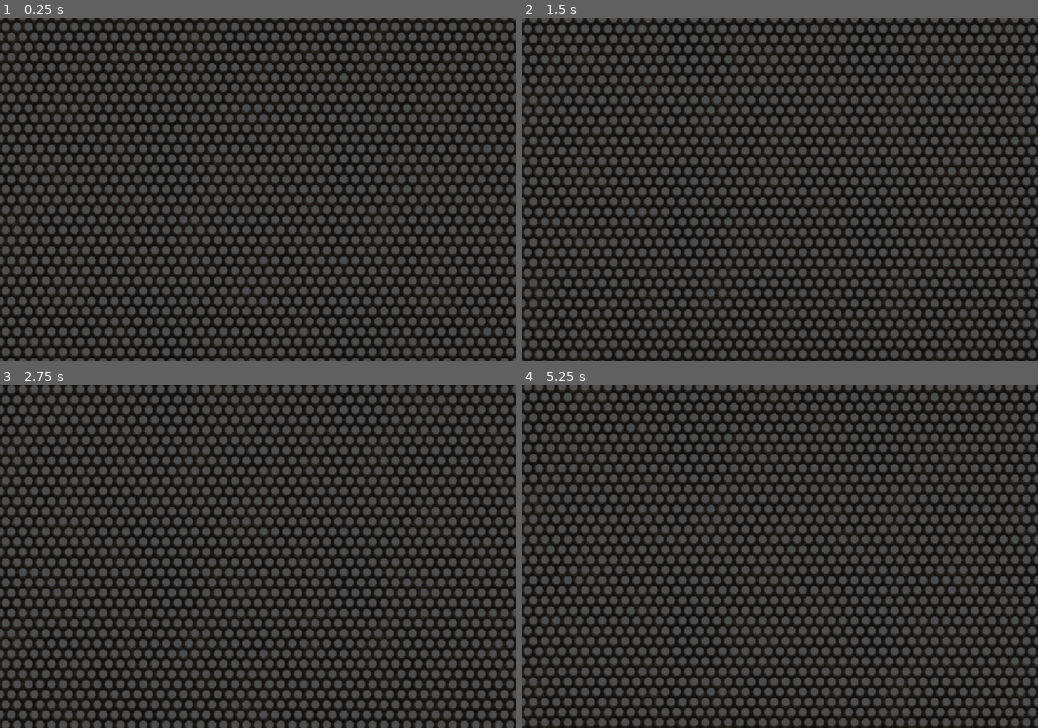
Above: before the commit, frames 1-4 (two rows, left to right).
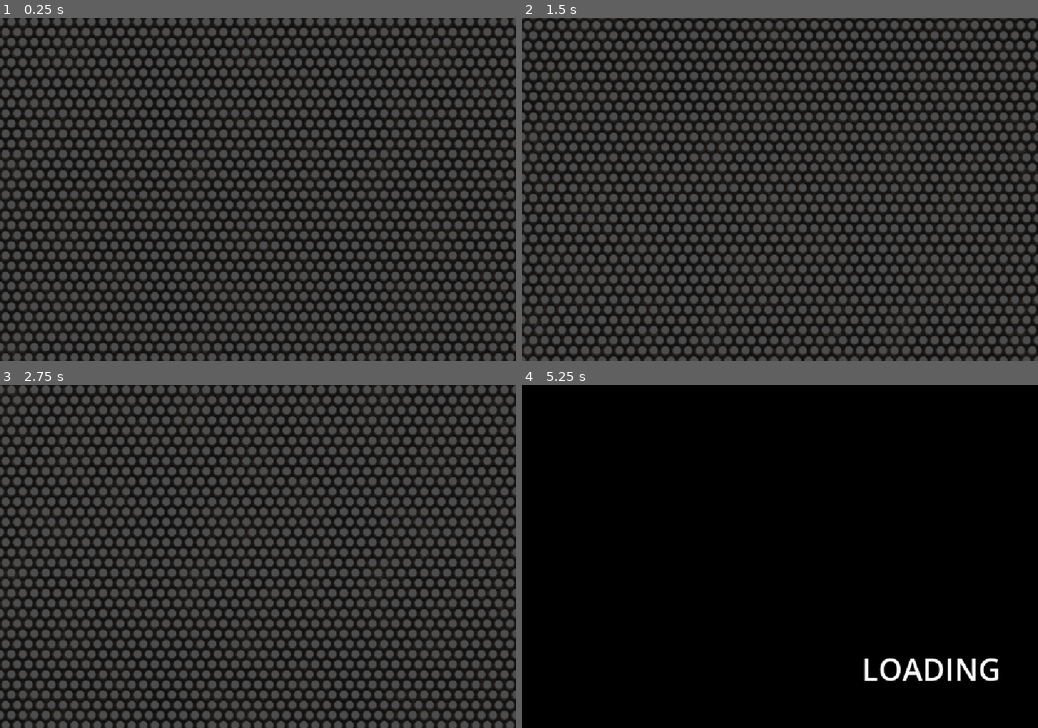
Above: after the commit, the same moments.

Repository: novalivb/very-serious-game
Game: Godot game, scene res://source/core/main/main.tscn
The game is run twice, just before and just after one commit, with the same random seed, the same clock (stepped at 60 frames per second) and the same inputs. Sound files missing from this copy of the repository are replaced by a short silence.
Inputs (mouse positions are in pixels of both pictures, inside the frame that each line leads up to):
- Up to frame 1 (0.25 s): no input
- Up to frame 2 (1.5 s): tap Enter (ui_accept) at 0.5, 0.77 s; move the mouse to (893, 172) at 0.52 s; press the mouse at (893, 172) at 0.53 s; hold Right (ui_right) 0.53-1.28 s; right-click (893, 172) at 0.8 s; move the mouse to (676, 206) at 1.27 s; release the mouse at (676, 206) at 1.28 s; hold Left (ui_left) from 1.28 s (still down); right-click (676, 206) at 1.35 s
- Up to frame 3 (2.75 s): tap Enter (ui_accept) at 1.52 s; tap Mouse wheel up (up) at 1.55, 2.1 s; move the mouse to (309, 481) at 2.02 s; release Left (ui_left) at 2.03 s; press the mouse at (309, 481) at 2.03 s; hold Right (ui_right) from 2.03 s (still down)
- Up to frame 4 (5.25 s): move the mouse to (754, 625) at 2.77 s; release the mouse at (754, 625) at 2.78 s; tap Mouse wheel down (down) at 2.85 s; tap Enter (ui_accept) at 3.02, 3.77, 4.52 s; right-click (754, 625) at 3.05 s; move the mouse to (934, 607) at 3.52 s; release Right (ui_right) at 3.53 s; hold Ctrl (god_mode_1) 3.53-4.28 s; hold Left (ui_left) from 3.53 s (still down); tap Mouse wheel up (up) at 3.8 s; tap F1 (reload_current_level) at 4.15 s; move the mouse to (625, 505) at 4.27 s; tap - (god_mode_2) at 4.35 s; click (625, 505) at 4.55 s; move the mouse to (805, 556) at 5.02 s; press the mouse at (805, 556) at 5.03 s

The runs differ from the first frame. In frame 1, 63% of the frame differs, in the area x 0-100%, y 0-100%; in frame 2, 52%; in frame 3, 1.1%; in frame 4, 74%.

Commit message:
Level Start!
Attached Scene Manager to Scene Loader, Loading Screen, and Level's animation player to smoothly transition into gameplay when the level loads;

Diff:
--- a/godot/very-serious-game/source/core/autoloads/scene-manager/scene_manager.gd
+++ b/godot/very-serious-game/source/core/autoloads/scene-manager/scene_manager.gd
@@ -2,8 +2,54 @@
 ## Scene Manager
 
 var loading_screen : LoadingScreen
+var mid_swap : bool = false
+
+const MINIMUM_LOAD_TIME : float = 0.5
+
+func swap_level_to(level_path : String):
+	if mid_swap:
+		return
+	mid_swap = true
 
 
+	# transition in
+	loading_screen_transition_in(false, "shape_scale_circle")
+	await loading_screen.animated_in
+
+	# clear entities and effects
+	var active_entities = Global.mainScene.entity_root.get_children(true)
+	for entity in active_entities:
+		entity.queue_free()
+	var active_effects = Global.mainScene.effect_root.get_children(true)
+	for effect in active_effects:
+		effect.queue_free()
+
+	# start minimum load time timer
+	var load_minimum_timer : SceneTreeTimer = get_tree().create_timer(MINIMUM_LOAD_TIME)
+
+
+	# load level
+	var new_level_scene = await SceneLoader.load_scene(level_path) as PackedScene
+	if new_level_scene == null:
+		return
+
+	var new_level = new_level_scene.instantiate()
+	Global.mainScene.set_current_level(new_level)
+
+	# no handoff, as there is only one level, anyway
+	Global.mainScene.level_root.get_child(0).queue_free()
+	await get_tree().process_frame
+
+	# wait for at least minimum load time if it hasn't passed
+	if not load_minimum_timer == null:
+		if not load_minimum_timer.is_queued_for_deletion():
+			await load_minimum_timer.timeout
+
+	loading_screen_transition_out()
+	if new_level is Level:
+		new_level.start_level()
+	await loading_screen.animated_out
+	mid_swap = false
 
 func loading_screen_transition_in(reverse : bool = false, transition_shader : String = "random"):
 	if not loading_screen: return
--- a/godot/very-serious-game/source/core/main/main.gd
+++ b/godot/very-serious-game/source/core/main/main.gd
@@ -47,8 +47,27 @@
 	if not new_level:
 		return
 
+	if new_level is MainMenu:
+		new_level.start_game.connect(start_game)
+
 	await free_current_level()
 	set_current_level(new_level)
+
+func start_game():
+	SceneManager.swap_level_to(TEST_LEVEL_SCENE_UID)
+	#var new_level_scene = load_level_by_path(TEST_LEVEL_SCENE_UID)
+	#var new_level = new_level_scene.instantiate() as Level
+	#if new_level == null: return
+	#
+	#var _previous_level = _current_level
+	#set_current_level(new_level)
+	#
+	#
+	## post process prev level
+	#level_root.get_child(0).queue_free()
+	#_previous_level = null
+	#
+	#new_level.start_level()
 
 func return_to_main_menu():
 	pass
@@ -74,3 +93,8 @@
 func set_current_level(level : Node):
 	_current_level = level
 	level_root.add_child(_current_level)
+	if _current_level is MainMenu:
+		if not _current_level.start_game.is_connected(start_game):
+			_current_level.start_game.connect(start_game)
+	elif _current_level is Level:
+		_current_level.start_level()
--- a/godot/very-serious-game/source/core/main/main.tscn
+++ b/godot/very-serious-game/source/core/main/main.tscn
@@ -34,6 +34,7 @@
 anchor_bottom = 1.0
 grow_horizontal = 2
 grow_vertical = 2
+mouse_filter = 2
 
 [node name="PauseLayer" type="CanvasLayer" parent="." unique_id=633910532]
 process_mode = 2
@@ -41,6 +42,7 @@
 
 [node name="PauseRoot" type="Control" parent="PauseLayer" unique_id=1949007691]
 unique_name_in_owner = true
+visible = false
 layout_mode = 3
 anchors_preset = 15
 anchor_right = 1.0
@@ -60,6 +62,7 @@
 anchor_bottom = 1.0
 grow_horizontal = 2
 grow_vertical = 2
+mouse_filter = 2
 
 [node name="LoadingScreen" parent="TransitionsLayer/TransitionsRoot" unique_id=535473651 instance=ExtResource("2_qssrk")]
 layout_mode = 1
@@ -76,3 +79,4 @@
 anchor_bottom = 1.0
 grow_horizontal = 2
 grow_vertical = 2
+mouse_filter = 2
--- a/godot/very-serious-game/source/gameplay/player/character_player.gd
+++ b/godot/very-serious-game/source/gameplay/player/character_player.gd
@@ -9,6 +9,7 @@
 const JUMP_VELOCITY = -400.0
 
 @export_range(0.1, 360, 0.1, "radians_as_degrees") var default_rotational_speed : float = PI / 2
+@export var enabled : bool = true
 
 @onready var climb_input_component: ClimbInputComponent = $ClimbInputComponent
 @onready var camera_target: Marker2D = %CameraTarget
@@ -29,7 +30,8 @@
 var current_angle : float = 0.0
 
 func repivot_to(glo_pos : Vector2):
-	if body == null: return
+	if not enabled or body == null:
+		return
 
 	# store original body pos
 	var body_pos = body.global_position
@@ -47,6 +49,9 @@
 
 
 func _physics_process(delta: float) -> void:
+	if not enabled :
+		return
+
 	#region godmode
 	if OS.is_debug_build():
 		if Input.is_action_pressed("god_mode_1"):
@@ -88,19 +93,23 @@
 
 
 func grab_right():
+	if not enabled: return
 	is_grabbing_right = true
 	repivot_to(r_hand.global_position)
 
 func release_right():
+	if not enabled: return
 	is_grabbing_right = false
 	if is_grabbing_left:
 		repivot_to(l_hand.global_position)
 
 func grab_left():
+	if not enabled: return
 	is_grabbing_left = true
 	repivot_to(l_hand.global_position)
 
 func release_left():
+	if not enabled: return
 	is_grabbing_left = false
 	if is_grabbing_right:
 		repivot_to(r_hand.global_position)
--- a/godot/very-serious-game/source/levels/level-objects/path_spawner.gd
+++ b/godot/very-serious-game/source/levels/level-objects/path_spawner.gd
@@ -8,6 +8,7 @@
 
 var actual_time_to_spawn : float = 0.0
 var time_since_last_spawn : float = 0.0
+var active : bool = false
 
 func _ready() -> void:
 	actual_time_to_spawn = base_time_to_spawn
--- /dev/null
+++ b/godot/very-serious-game/source/levels/main-menu/main_menu.gd
@@ -0,0 +1,10 @@
+class_name MainMenu extends Node2D
+
+signal start_game
+
+@onready var main_menu_ui: Control = %MainMenuUI
+
+func _ready() -> void:
+	if main_menu_ui == null:
+		return
+	main_menu_ui.start_game.connect(func(): start_game.emit())
--- a/godot/very-serious-game/source/levels/main-menu/main_menu.tscn
+++ b/godot/very-serious-game/source/levels/main-menu/main_menu.tscn
@@ -1,20 +1,26 @@
 [gd_scene format=3 uid="uid://cegnn4fyiak8c"]
+
+[ext_resource type="Script" uid="uid://wvl10idqw34c" path="res://source/levels/main-menu/main_menu.gd" id="1_ayfh3"]
+[ext_resource type="Script" uid="uid://b55ff8f0fupj1" path="res://source/levels/main-menu/main_menu_ui.gd" id="2_nb24a"]
 
 [sub_resource type="Theme" id="Theme_kcpv0"]
 Button/font_sizes/font_size = 64
 
 [node name="MainMenu" type="Node2D" unique_id=1783462879]
+script = ExtResource("1_ayfh3")
 
 [node name="MenuLayer" type="CanvasLayer" parent="." unique_id=2097906086]
 layer = 5
 
 [node name="MainMenuUI" type="Control" parent="MenuLayer" unique_id=1249265452]
+unique_name_in_owner = true
 layout_mode = 3
 anchors_preset = 15
 anchor_right = 1.0
 anchor_bottom = 1.0
 grow_horizontal = 2
 grow_vertical = 2
+script = ExtResource("2_nb24a")
 
 [node name="ScreenMargins" type="MarginContainer" parent="MenuLayer/MainMenuUI" unique_id=993689981]
 layout_mode = 1
@@ -65,6 +71,7 @@
 theme_override_constants/separation = 16
 
 [node name="StartButton" type="Button" parent="MenuLayer/MainMenuUI/ScreenMargins/Panel/PanelMargins/HBoxContainer/MarginContainer/VBoxContainer" unique_id=868002889]
+unique_name_in_owner = true
 layout_mode = 2
 offset_transform_enabled = true
 theme = SubResource("Theme_kcpv0")
@@ -72,6 +79,7 @@
 alignment = 2
 
 [node name="LevelsButton" type="Button" parent="MenuLayer/MainMenuUI/ScreenMargins/Panel/PanelMargins/HBoxContainer/MarginContainer/VBoxContainer" unique_id=145357992]
+unique_name_in_owner = true
 layout_mode = 2
 offset_transform_enabled = true
 theme = SubResource("Theme_kcpv0")
@@ -79,6 +87,7 @@
 alignment = 2
 
 [node name="SettingsButton" type="Button" parent="MenuLayer/MainMenuUI/ScreenMargins/Panel/PanelMargins/HBoxContainer/MarginContainer/VBoxContainer" unique_id=2127454962]
+unique_name_in_owner = true
 layout_mode = 2
 offset_transform_enabled = true
 theme = SubResource("Theme_kcpv0")
@@ -86,6 +95,7 @@
 alignment = 2
 
 [node name="QuitButton" type="Button" parent="MenuLayer/MainMenuUI/ScreenMargins/Panel/PanelMargins/HBoxContainer/MarginContainer/VBoxContainer" unique_id=314552793]
+unique_name_in_owner = true
 layout_mode = 2
 offset_transform_enabled = true
 theme = SubResource("Theme_kcpv0")
--- /dev/null
+++ b/godot/very-serious-game/source/levels/main-menu/main_menu_ui.gd
@@ -0,0 +1,24 @@
+extends Control
+
+signal start_game
+
+# buttons
+@onready var start_button: Button = %StartButton
+@onready var levels_button: Button = %LevelsButton
+@onready var settings_button: Button = %SettingsButton
+@onready var quit_button: Button = %QuitButton
+
+func _ready() -> void:
+	start_button.pressed.connect(_on_menu_button_pressed, CONNECT_APPEND_SOURCE_OBJECT)
+
+
+func _on_menu_button_pressed(button : Button):
+	match button.name:
+		"StartButton":
+			start_game.emit()
+		"LevelsButton":
+			pass
+		"SettingsButton":
+			pass
+		"QuitButton":
+			get_tree().quit()
--- a/godot/very-serious-game/source/levels/prototypes/test_level.gd
+++ b/godot/very-serious-game/source/levels/prototypes/test_level.gd
@@ -1,8 +1,34 @@
-extends Node2D
+class_name Level extends Node2D
+
+
 @onready var camera_2d: ConstrainedCamera = $Camera2D
 @onready var character_player: CharacterBody2D = $CharacterPlayer
+@onready var level_animations: AnimationPlayer = %LevelAnimations
+
+#func _ready() -> void:
+	#start_level()
+
+#debug test
+#func _input(event: InputEvent) -> void:
+	#if event.is_action_pressed("left"):
+		#restart_level()
+#end test
 
 
-func _ready() -> void:
+
+func start_level():
+	if level_animations == null:
+		return
+
+	level_animations.play("enter_player")
+
+func setup_camera() -> void:
 	if not camera_2d == null and not character_player == null:
 		camera_2d.set_target(character_player.camera_target)
+
+func _unhandled_input(event: InputEvent) -> void:
+	if event.is_action_pressed("reload_current_level"):
+		reload_level()
+
+func reload_level():
+	SceneManager.swap_level_to(self.scene_file_path)
--- a/godot/very-serious-game/source/levels/prototypes/test_level.tscn
+++ b/godot/very-serious-game/source/levels/prototypes/test_level.tscn
@@ -16,6 +16,105 @@
 [sub_resource type="RectangleShape2D" id="RectangleShape2D_kcpv0"]
 size = Vector2(10000, 10000)
 
+[sub_resource type="Animation" id="Animation_iq5kd"]
+length = 0.001
+tracks/0/type = "value"
+tracks/0/imported = false
+tracks/0/enabled = true
+tracks/0/path = NodePath("CharacterPlayer:position")
+tracks/0/interp = 1
+tracks/0/loop_wrap = true
+tracks/0/keys = {
+"times": PackedFloat32Array(0),
+"transitions": PackedFloat32Array(1),
+"update": 0,
+"values": [Vector2(0, 461)]
+}
+tracks/1/type = "value"
+tracks/1/imported = false
+tracks/1/enabled = true
+tracks/1/path = NodePath("Camera2D:position")
+tracks/1/interp = 1
+tracks/1/loop_wrap = true
+tracks/1/keys = {
+"times": PackedFloat32Array(0),
+"transitions": PackedFloat32Array(1),
+"update": 0,
+"values": [Vector2(0, 0)]
+}
+tracks/2/type = "value"
+tracks/2/imported = false
+tracks/2/enabled = true
+tracks/2/path = NodePath("CharacterPlayer:enabled")
+tracks/2/interp = 1
+tracks/2/loop_wrap = true
+tracks/2/keys = {
+"times": PackedFloat32Array(0),
+"transitions": PackedFloat32Array(1),
+"update": 1,
+"values": [false]
+}
+
+[sub_resource type="Animation" id="Animation_qa23c"]
+resource_name = "enter_player"
+length = 2.0
+tracks/0/type = "value"
+tracks/0/imported = false
+tracks/0/enabled = true
+tracks/0/path = NodePath("CharacterPlayer:position")
+tracks/0/interp = 2
+tracks/0/loop_wrap = true
+tracks/0/keys = {
+"times": PackedFloat32Array(0, 1, 2),
+"transitions": PackedFloat32Array(2, 0.5, 0.08246929),
+"update": 0,
+"values": [Vector2(0, 461), Vector2(0, 0), Vector2(0, -290.665)]
+}
+tracks/1/type = "method"
+tracks/1/imported = false
+tracks/1/enabled = true
+tracks/1/path = NodePath(".")
+tracks/1/interp = 1
+tracks/1/loop_wrap = true
+tracks/1/keys = {
+"times": PackedFloat32Array(1),
+"transitions": PackedFloat32Array(1),
+"values": [{
+"args": [],
+"method": &"setup_camera"
+}]
+}
+tracks/2/type = "value"
+tracks/2/imported = false
+tracks/2/enabled = true
+tracks/2/path = NodePath("Camera2D:position")
+tracks/2/interp = 1
+tracks/2/loop_wrap = true
+tracks/2/keys = {
+"times": PackedFloat32Array(0),
+"transitions": PackedFloat32Array(1),
+"update": 1,
+"values": [Vector2(0, 0)]
+}
+tracks/3/type = "value"
+tracks/3/imported = false
+tracks/3/enabled = true
+tracks/3/path = NodePath("CharacterPlayer:enabled")
+tracks/3/interp = 1
+tracks/3/loop_wrap = true
+tracks/3/keys = {
+"times": PackedFloat32Array(0, 2),
+"transitions": PackedFloat32Array(1, 1),
+"update": 1,
+"values": [false, true]
+}
+
+[sub_resource type="AnimationLibrary" id="AnimationLibrary_2yvq3"]
+_data = {
+&"RESET": SubResource("Animation_iq5kd"),
+&"enter_player": SubResource("Animation_qa23c")
+}
+
 [node name="TestLevel" type="Node2D" unique_id=1883799318]
 script = ExtResource("1_eco44")
 
@@ -27,10 +126,9 @@
 scale = Vector2(2, 2)
 texture = ExtResource("1_6r41w")
 
-[node name="Camera2D" type="Camera2D" parent="." unique_id=332792044 node_paths=PackedStringArray("target")]
+[node name="Camera2D" type="Camera2D" parent="." unique_id=332792044]
 position_smoothing_enabled = true
 script = ExtResource("3_y47ty")
-target = NodePath("../CharacterPlayer")
 lock_x = true
 
 [node name="CameraTopAnchor" type="Node2D" parent="Camera2D" unique_id=2054982944]
@@ -58,5 +156,11 @@
 debug_color = Color(0.85490197, 0.2, 0.69803923, 0.11764706)
 
 [node name="CharacterPlayer" parent="." unique_id=205263212 instance=ExtResource("3_eco44")]
+position = Vector2(0, 461)
 collision_mask = 4
 default_rotational_speed = 6.283185307179586
+enabled = false
+
+[node name="LevelAnimations" type="AnimationPlayer" parent="." unique_id=242767561]
+unique_name_in_owner = true
+libraries/ = SubResource("AnimationLibrary_2yvq3")
Not shown, added: godot/very-serious-game/source/levels/main-menu/main_menu.gd.uid
Not shown, added: godot/very-serious-game/source/levels/main-menu/main_menu_ui.gd.uid
